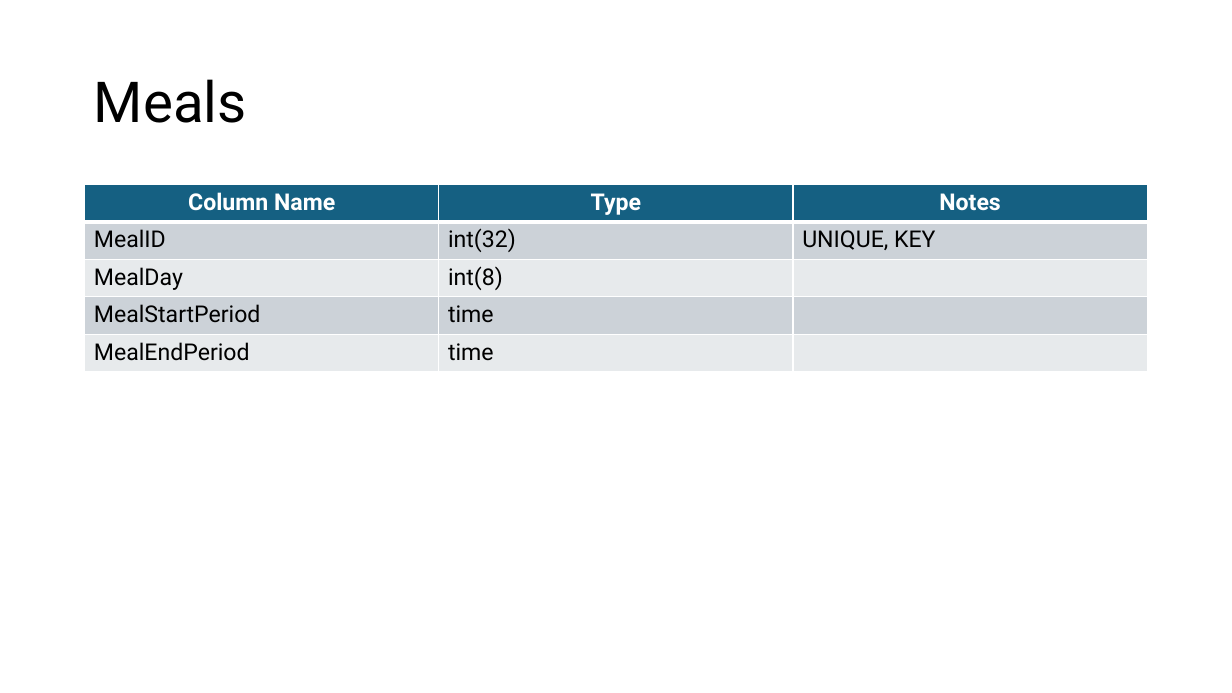
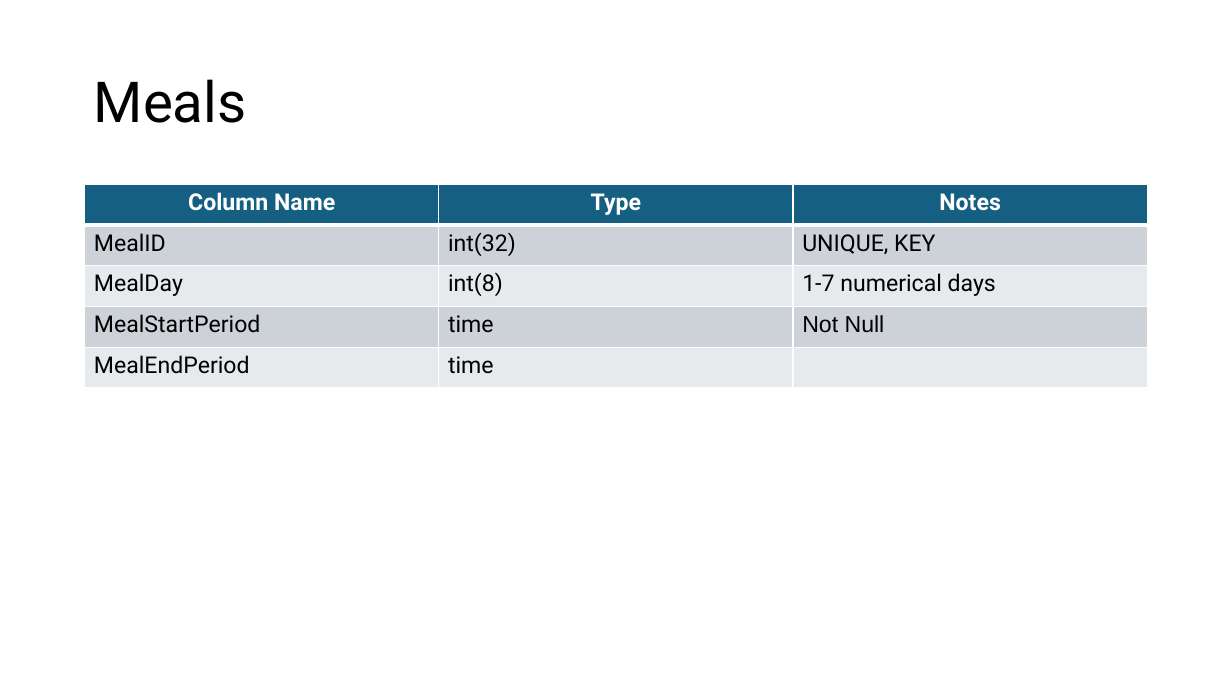
Before and after one commit to ShAntwan/Relive, a slide deck: slide 10 of ProjectDocumentaion/TableDesigns.pptx. Drawn at 1232x693 pixels with LibreOffice and Linux fonts; fonts in the diff are those of the drawing. Boxes give left, top, right and bottom in pixels: in the first picture for what was removed or moved away, otherwise in the second. Text is boxed around its words. In the diff, an @@ line names an element or a change of style, - is before the commit and + after.

```diff
--- a/ProjectDocumentaion/TableDesigns.pptx
+++ b/ProjectDocumentaion/TableDesigns.pptx
@@ table at [85,185,1147,388] @@
-row 3, column 3: 
+row 3, column 3: 1-7 numerical days
-row 4, column 3: 
+row 4, column 3: Not Null
@@ fill #E8EAED to #E7EAEC in 6 cells @@
@@ borders changed @@
```
Also in this commit, not shown: 10 other slides changed, 1 slide added, 4 other files.
